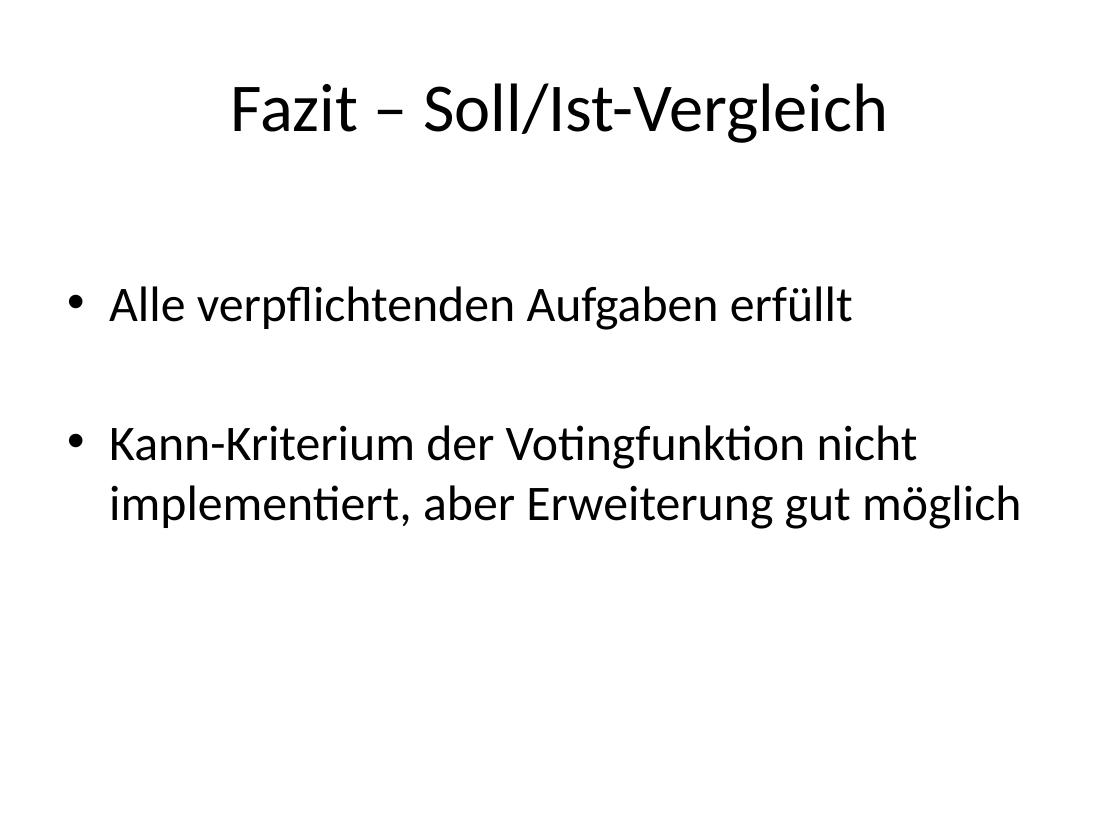
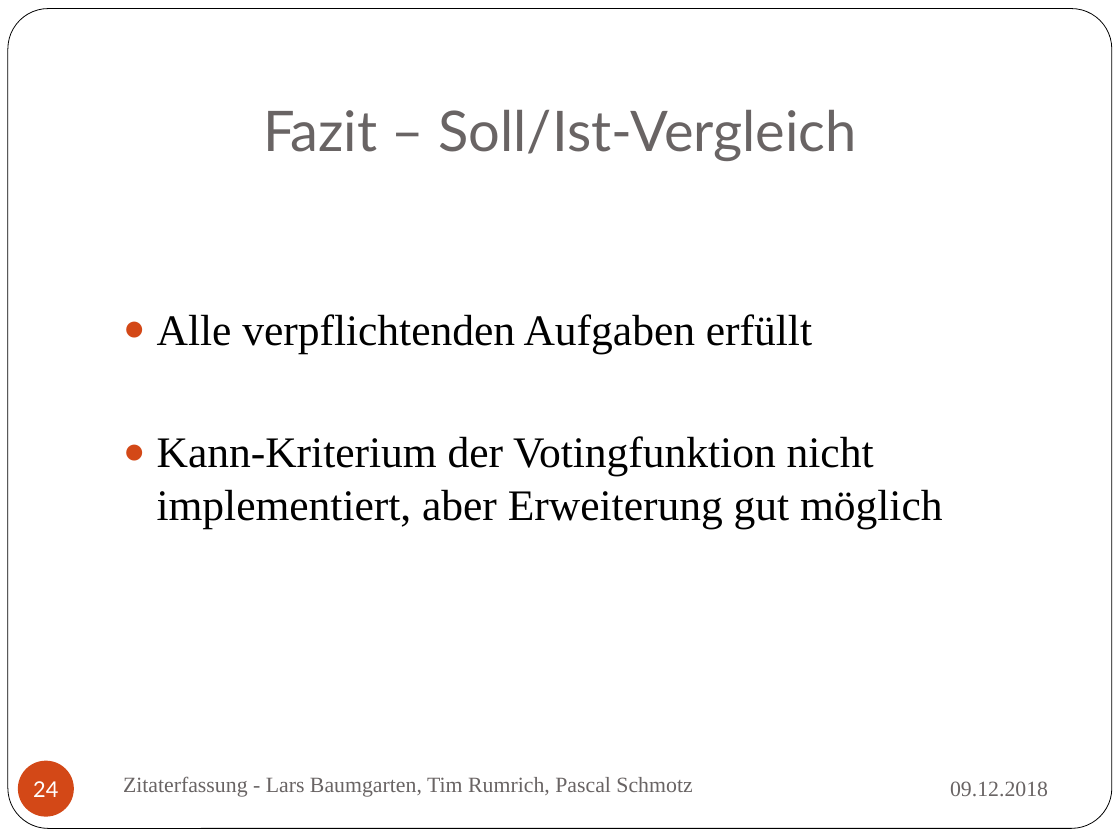
Before and after one commit to TrialAnd404/MyRepo, a slide deck: slide 24 of ZitatErfassung.pptx (slide 21 before the commit). Drawn at 1120x840 pixels with LibreOffice and Linux fonts; fonts in the diff are those of the drawing. Boxes give left, top, right and bottom in pixels: in the first picture for what was removed or moved away, otherwise in the second. Text is boxed around its words. In the diff, an @@ line names an element or a change of style, - is before the commit and + after.

```diff
--- a/ZitatErfassung.pptx
+++ b/ZitatErfassung.pptx
@@ rounded rectangle added at (8, 9, 1112, 829), fill #FFFFFF, outline #000000 0.5 pt @@
@@ title "Fazit – Soll/Ist-Vergleich": place and size @@
-title "Fazit – Soll/Ist-Vergleich" at (230, 83, 888, 143)
+title "Fazit – Soll/Ist-Vergleich" at (263, 110, 857, 161)
@@ title "Fazit – Soll/Ist-Vergleich" at (263, 110, 857, 161): size 44 to 36 pt, font Calibri to Lato, text colour #000000 to #696464; vertical alignment middle to bottom @@
@@ text "Alle verpflichtenden Aufgaben erfüllt": place and size @@
-text "Alle verpflichtenden Aufgaben erfüllt" at (109, 286, 1021, 529)
+text "Alle verpflichtenden Aufgaben erfüllt" at (157, 314, 943, 528)
@@ text "Alle verpflichtenden Aufgaben erfüllt" at (157, 314, 943, 528): size 32 to 28 pt, font Calibri to Times New Roman; bullet • to ● @@
@@ page number added at (18, 760, 74, 816), fill #D34817, 14 pt, text #FFFFFF @@
+24
@@ text added at (123, 776, 692, 797), 14 pt, text #696464 @@
+Zitaterfassung - Lars Baumgarten, Tim Rumrich, Pascal Schmotz
@@ text added at (950, 781, 1048, 797), 14 pt, text #696464 @@
+09.12.2018
```
Also in this commit, not shown: 7 other slides changed, 19 slides added, 16 slides removed, 2 other files.
